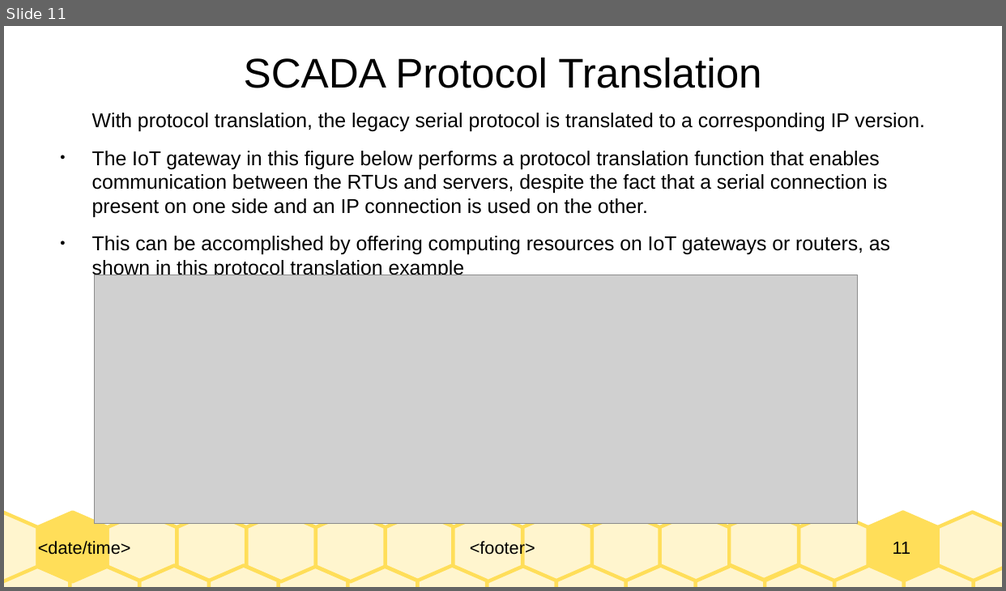
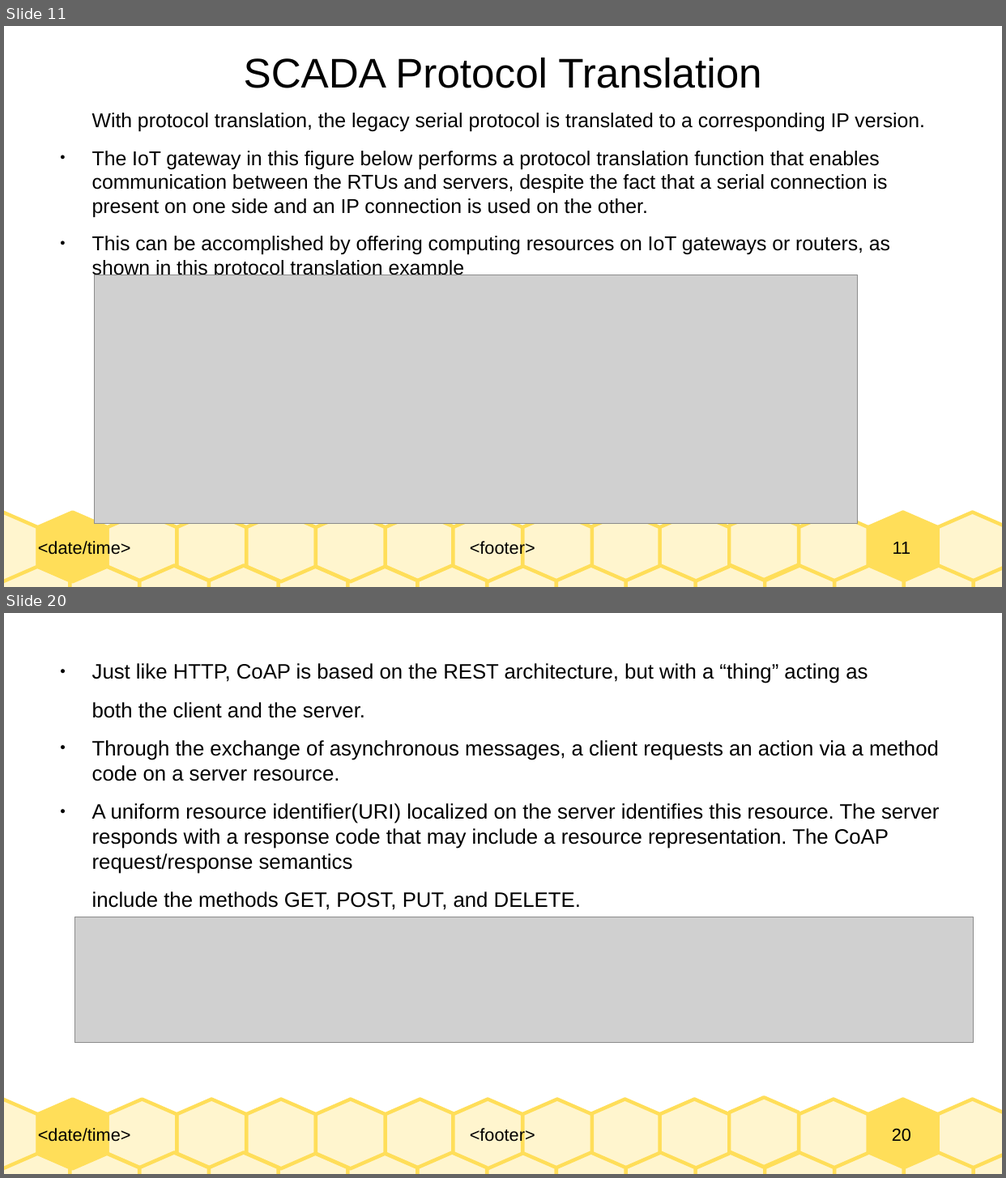
Before and after one commit to Dihfahsih1/Masters-Software-Engineering, a slide deck: yr-sem1/IoT/chapter-6-slides.odp. Shown one above the other, each under a label of ours: slide 11 before the commit, slides 11 and 20 after it; the slides between them are not shown. The pictures are 1006x591 and 1006x1178 pixels, drawn with LibreOffice and Linux fonts; fonts in the diff are those of the drawing; grey boxes stand for pictures. Boxes give left, top, right and bottom in pixels: in the first picture for what was removed or moved away, otherwise in the second. Text is boxed around its words. In the diff, an @@ line names an element or a change of style, - is before the commit and + after.

```diff
--- a/yr-sem1/IoT/chapter-6-slides.odp
+++ b/yr-sem1/IoT/chapter-6-slides.odp
@@ slide 20 added at (x1=4, y1=613, x2=1002, y2=1174), background #FFFFFF; not listed: 33 template elements that a slide beside it also shows @@
@@ text added at (x1=92, y1=663, x2=940, y2=910), 16.6 pt, text #000000 @@
+● Just like HTTP, CoAP is based on the REST architecture, but with a “thing” acting as
+both the client and the server.
+● Through the exchange of asynchronous messages, a client requests an action via a method code on a server resource.
+● A uniform resource identifier(URI) localized on the server identifies this resource. The server responds with a response code that may include a resource representation. The CoAP request/response semantics
+include the methods GET, POST, PUT, and DELETE.
@@ picture added at (x1=74, y1=918, x2=974, y2=1043) @@
```
Also in this commit, not shown: 11 other slides added, 1 other file.
